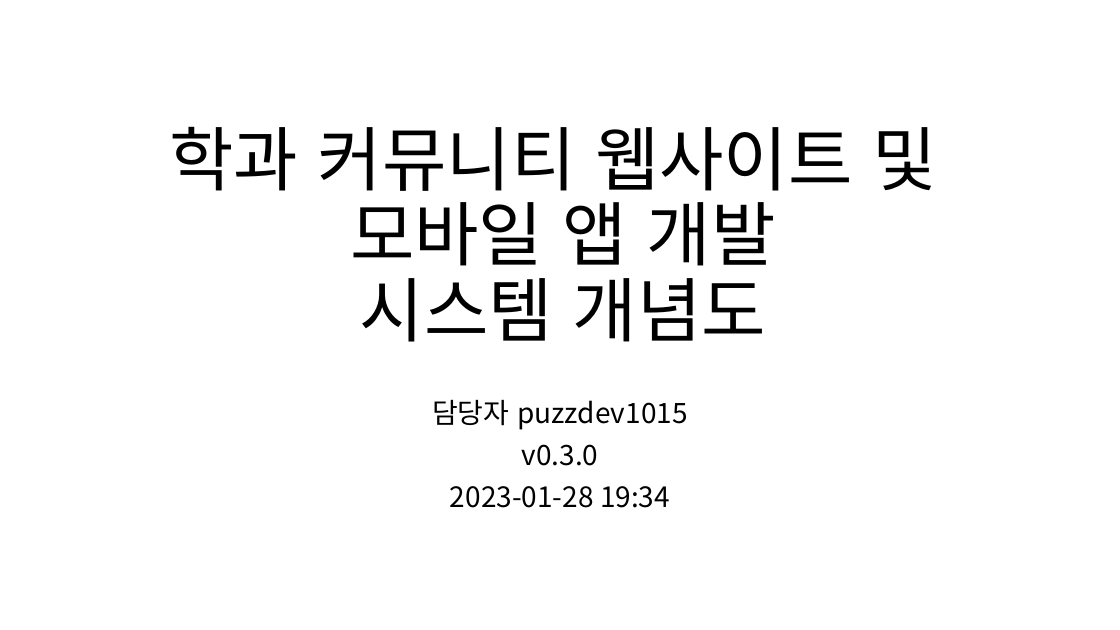
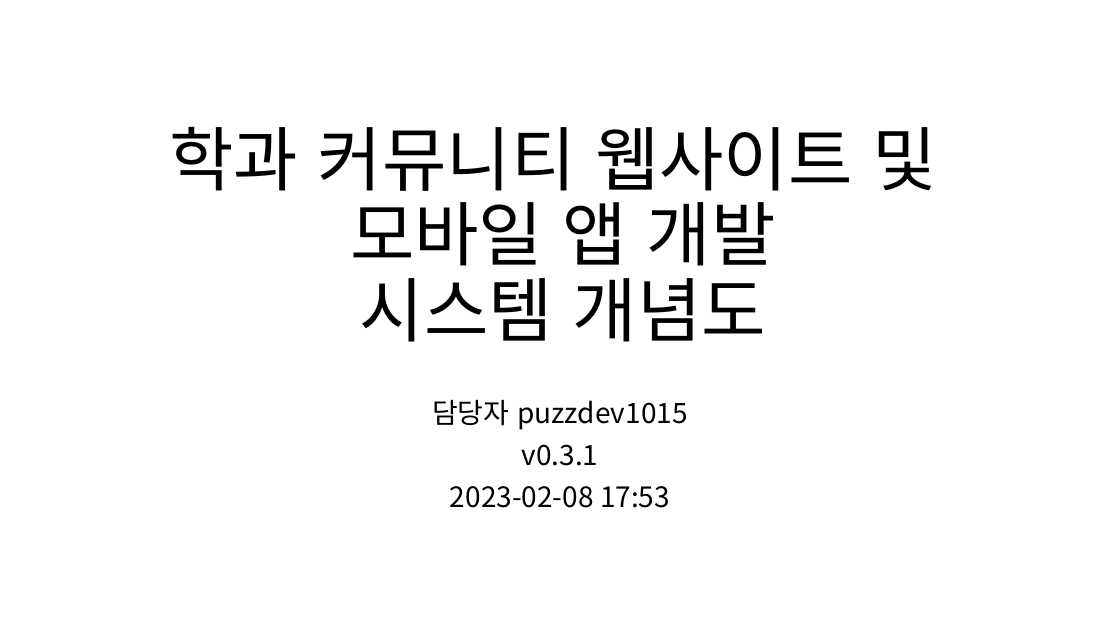
Before and after one commit to kkevin811015/MyDepartmentArchive, a slide deck: slide 1 of Documents/Requirements/service_order_client/raw/학과 커뮤니티 웹사이트 및 모바일 앱 개발 시스템 개념도.pptx. Drawn at 1120x630 pixels with LibreOffice and Linux fonts; fonts in the diff are those of the drawing. Boxes give left, top, right and bottom in pixels: in the first picture for what was removed or moved away, otherwise in the second. Text is boxed around its words. In the diff, an @@ line names an element or a change of style, - is before the commit and + after.

Commit message:
RFP 시스템 개념도 v0.3.1 [2023-02-08 17:55]

```diff
--- a/Documents/Requirements/service_order_client/raw/학과 커뮤니티 웹사이트 및 모바일 앱 개발 시스템 개념도.pptx
+++ b/Documents/Requirements/service_order_client/raw/학과 커뮤니티 웹사이트 및 모바일 앱 개발 시스템 개념도.pptx
@@ subtitle at (450,444,670,508): text changed @@
-v0.3.0
-2023-01-28 19:34
+v0.3.1
+2023-02-08 17:53
```
Also in this commit, not shown: 2 other slides changed, 3 slides added.
